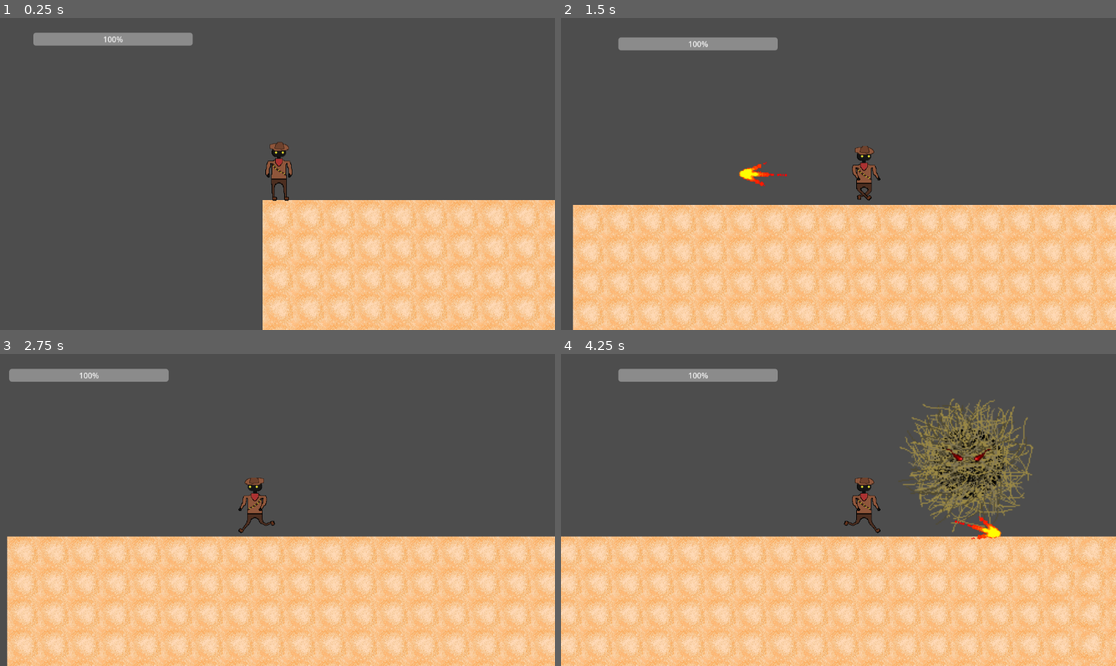
Above: before the commit, frames 1-4 (two rows, left to right).
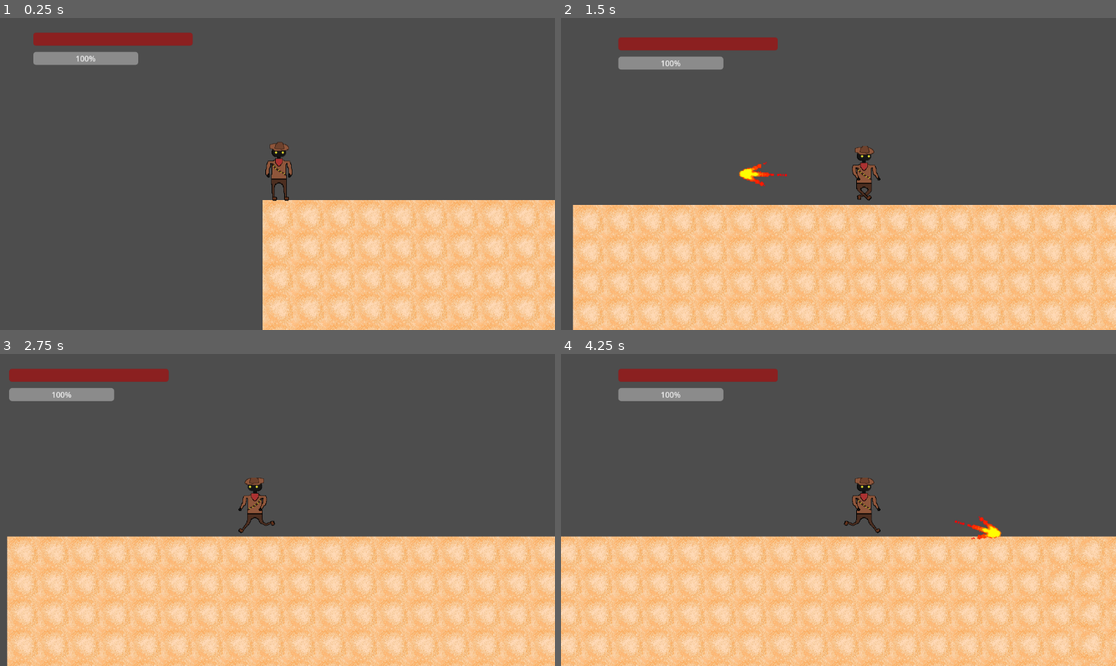
Above: after the commit, the same moments.

Repository: Abmccullough1/New-Cowboy-with-a-wand
Game: Godot game, scene res://scenes/main.tscn
Two runs of this game, one before a commit and one after it. Both use one fixed random seed, a clock stepped at 60 frames per second and the inputs below.
Inputs (mouse positions are in pixels of both pictures, inside the frame that each line leads up to):
- Up to frame 1 (0.25 s): no input
- Up to frame 2 (1.5 s): tap Enter (ui_accept) at 0.5, 0.77 s; move the mouse to (960, 158) at 0.52 s; hold D (right) from 0.53 s (still down); tap E (heal, bound only after the commit) at 0.6 s; move the mouse to (727, 189) at 1.27 s; tap F (attack) at 1.35 s
- Up to frame 3 (2.75 s): tap Enter (ui_accept) at 1.52 s; tap E (heal, bound only after the commit) at 1.55, 2.1 s; move the mouse to (333, 441) at 2.02 s; release D (right) at 2.03 s; hold A (left) from 2.03 s (still down)
- Up to frame 4 (4.25 s): move the mouse to (810, 572) at 2.77 s; release A (left) at 2.78 s; hold D (right) from 2.78 s (still down); tap E (heal, bound only after the commit) at 2.85, 3.8 s; tap Enter (ui_accept) at 3.02, 3.77 s; move the mouse to (1005, 556) at 3.52 s; tap F (attack) at 3.6 s

The runs differ from the first frame. In frame 1, 2.0% of the frame differs, in the area x 6-35%, y 4-16%; in frame 2, 2.0%; in frame 3, 2.0%; in frame 4, 6.7%, in the area x 10-86%, y 4-58%.

Commit message:
added boss health and death

Diff:
--- a/Player/player.gd
+++ b/Player/player.gd
@@ -9,10 +9,11 @@
 var bad_guy = preload("res://scenes/bad_guy.tscn")
 @onready var animated_sprite_2d = $AnimatedSprite2D
 var gravity = ProjectSettings.get_setting("physics/2d/default_gravity")
-
+var mana = 100
 
 func _physics_process(delta):
 	update_health()
+	update_mana_bar()
 	var direction = Input.get_vector("left", "right", "up", "down")
 	if invincible == false:
 		# Add the gravity.
@@ -33,7 +34,8 @@
 			$AnimatedSprite2D.play("Idle")
 			velocity.x = move_toward(velocity.x, 0, SPEED)
 	else:
-
+		if not is_on_floor():
+			velocity.y += gravity * delta
 		if direction:
 			velocity.x = direction.x * SPEED
 		else:
@@ -58,26 +60,23 @@
 		add_child(arrow_instance)
 		await get_tree().create_timer(0.4).timeout
 		wand_cool_down = true
-
+	if Input.is_action_just_pressed("heal"):
+		heal()
 func update_health():
 	var health_bar = $Health
 	health_bar.value = health
-
-
-
+func update_mana_bar():
+	var mana_bar = $Mana
+	mana_bar.value = mana
 func take_damage():
 	if health > 0:
 		health = health - 10
 		$AnimatedSprite2D.play("Invincible")
 		$invincible.start()
 		invincible=true
-
-
-
 func death():
 	if health < 0 or health == 0:
 		$AudioStreamPlayer2D.play()
-
 func _on_area_2d_area_entered(area):
 
 	if  area.name == "tumbletweed" and  invincible!=true:
@@ -85,24 +84,11 @@
 
 
 	death()
-
-
-
-func _on_area_2d_area_exited(area):
-	$Timer.start()
-
-
-
-func _on_timer_timeout():
-	if health <100 and health!=0 or health <0 :
-		health = health + 10
-		if health >100:
-			health = 100
-	elif health<=0:
-		health = 0
-
-
-
-
 func _on_invincible_timeout():
 	invincible = false
+func heal():
+	if mana ==25  or mana > 25 and health!=100 or health>100:
+		health = 100
+		mana -=25
+	else:
+		print("no mana")
--- a/project.godot
+++ b/project.godot
@@ -41,6 +41,11 @@
 , Object(InputEventMouseButton,"resource_local_to_scene":false,"resource_name":"","device":-1,"window_id":0,"alt_presse …(244 unchanged characters)…
 ]
 }
+heal={
+"deadzone": 0.5,
+"events": [Object(InputEventKey,"resource_local_to_scene":false,"resource_name":"","device":-1,"window_id":0,"alt_pressed":false,"shift_pressed":false,"ctrl_pressed":false,"meta_pressed":false,"pressed":false,"keycode":0,"physical_keycode":69,"key_label":0,"unicode":101,"echo":false,"script":null)
+]
+}
 
 [rendering]
 
--- a/scenes/arrow.tscn
+++ b/scenes/arrow.tscn
@@ -14,10 +14,12 @@
 scale = Vector2(0.648415, 0.621037)
 texture = ExtResource("2_l7pdn")
 
-[node name="CollisionShape2D" type="CollisionShape2D" parent="."]
-position = Vector2(47, 1)
-shape = SubResource("RectangleShape2D_8mf03")
-
 [node name="VisibleOnScreenEnabler2D" type="VisibleOnScreenEnabler2D" parent="."]
 position = Vector2(-31, 1)
 scale = Vector2(1.55, 6.95)
+
+[node name="Arrow" type="Area2D" parent="."]
+
+[node name="arrow" type="CollisionShape2D" parent="Arrow"]
+position = Vector2(40, 2)
+shape = SubResource("RectangleShape2D_8mf03")
--- /dev/null
+++ b/scenes/bad_guy.gd
@@ -0,0 +1,24 @@
+extends AnimatedSprite2D
+
+var health = 100
+var invi = false
+# Called when the node enters the scene tree for the first time.
+func _ready():
+	update_healthbar()
+
+
+# Called every frame. 'delta' is the elapsed time since the previous frame.
+func _process(delta):
+	update_healthbar()
+	if health < 0 or health == 0:
+		queue_free()
+func _on_tumbletweed_area_entered(area):
+	if  area.name == "Arrow":
+		print(area.name)
+		take_arrow_damage()
+func update_healthbar():
+	var health_bar = $Bosshealth
+	health_bar.value = health
+func take_arrow_damage():
+	if health > 0 :
+		health-=100
--- a/scenes/bad_guy.tscn
+++ b/scenes/bad_guy.tscn
@@ -1,6 +1,7 @@
-[gd_scene load_steps=14 format=3 uid="uid://bdiwodd7w6dv8"]
+[gd_scene load_steps=13 format=3 uid="uid://bdiwodd7w6dv8"]
 
 [ext_resource type="Texture2D" uid="uid://dsjd1lh7gk5w5" path="res://TombleWeed-Sheet.png" id="1_4tn24"]
+[ext_resource type="Script" path="res://scenes/bad_guy.gd" id="2_0gab0"]
 
 [sub_resource type="AtlasTexture" id="AtlasTexture_o4bsy"]
 atlas = ExtResource("1_4tn24")
@@ -66,24 +67,28 @@
 "speed": 5.0
 }]
 
-[sub_resource type="GDScript" id="GDScript_4o6c7"]
-
 [sub_resource type="CircleShape2D" id="CircleShape2D_c6y31"]
-radius = 68.0074
-
-[sub_resource type="CircleShape2D" id="CircleShape2D_xeodo"]
-radius = 51.0098
+radius = 56.0089
 
 [node name="bad_guy" type="AnimatedSprite2D"]
 sprite_frames = SubResource("SpriteFrames_hu4qo")
 animation = &"Idle"
 frame_progress = 0.170526
-script = SubResource("GDScript_4o6c7")
+script = ExtResource("2_0gab0")
 
 [node name="tumbletweed" type="Area2D" parent="."]
 
 [node name="CollisionShape2D" type="CollisionShape2D" parent="tumbletweed"]
 shape = SubResource("CircleShape2D_c6y31")
 
-[node name="boss_feet" type="CollisionShape2D" parent="."]
-shape = SubResource("CircleShape2D_xeodo")
+[node name="Bosshealth" type="ProgressBar" parent="."]
+offset_left = -112.0
+offset_top = -65.0
+offset_right = 112.0
+offset_bottom = -38.0
+
+[node name="Timer" type="Timer" parent="."]
+wait_time = 0.001
+
+[connection signal="area_entered" from="tumbletweed" to="." method="_on_tumbletweed_area_entered"]
+[connection signal="area_exited" from="tumbletweed" to="." method="_on_tumbletweed_area_exited"]
--- a/scenes/character_body_2d.tscn
+++ b/scenes/character_body_2d.tscn
@@ -151,9 +151,9 @@
 [node name="Marker2D" type="Marker2D" parent="."]
 position = Vector2(546, 281)
 
-[node name="Area2D" type="Area2D" parent="."]
+[node name="player" type="Area2D" parent="."]
 
-[node name="CollisionShape2D" type="CollisionShape2D" parent="Area2D"]
+[node name="CollisionShape2D" type="CollisionShape2D" parent="player"]
 position = Vector2(553, 282)
 shape = SubResource("RectangleShape2D_1vfks")
 
@@ -166,10 +166,12 @@
 position_smoothing_speed = 10.0
 
 [node name="Health" type="ProgressBar" parent="."]
+modulate = Color(1, 0, 0, 1)
 offset_left = 40.0
 offset_top = -9.0
 offset_right = 371.0
 offset_bottom = 18.0
+show_percentage = false
 
 [node name="invincible" type="Timer" parent="."]
 wait_time = 1.5
@@ -177,7 +179,13 @@
 [node name="AudioStreamPlayer2D" type="AudioStreamPlayer2D" parent="."]
 stream = ExtResource("6_56u6r")
 
-[connection signal="area_entered" from="Area2D" to="." method="_on_area_2d_area_entered"]
-[connection signal="area_exited" from="Area2D" to="." method="_on_area_2d_area_exited"]
+[node name="Mana" type="ProgressBar" parent="."]
+offset_left = 40.0
+offset_top = 31.0
+offset_right = 258.0
+offset_bottom = 58.0
+
+[connection signal="area_entered" from="player" to="." method="_on_area_2d_area_entered"]
+[connection signal="area_exited" from="player" to="." method="_on_area_2d_area_exited"]
 [connection signal="timeout" from="Timer" to="." method="_on_timer_timeout"]
 [connection signal="timeout" from="invincible" to="." method="_on_invincible_timeout"]
